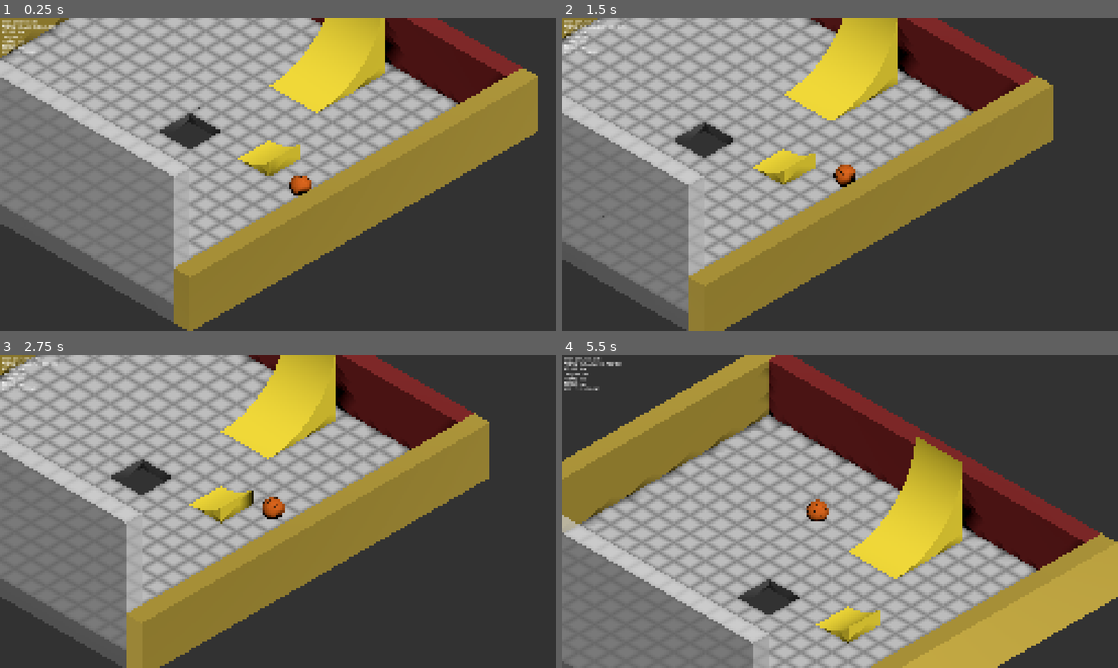
Above: before the commit, frames 1-4 (two rows, left to right).
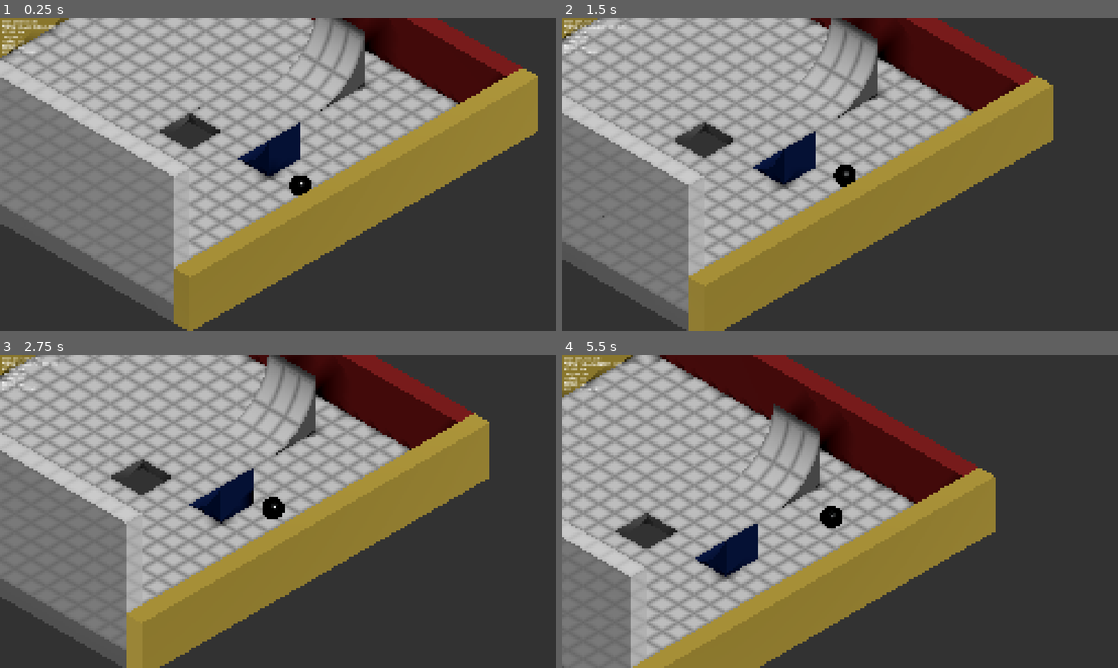
Above: after the commit, the same moments.

Repository: abyde/ball_game
Game: Godot game, scene res://scenes/main.tscn
The game is run twice, just before and just after one commit, with the same random seed, the same clock (stepped at 60 frames per second) and the same inputs.
Inputs:
- Up to frame 1 (0.25 s): no input
- Up to frame 2 (1.5 s): hold D (roll_right) 0.53-1.28 s; tap Space (jump) at 0.77 s; hold S (roll_backward) from 1.28 s (still down)
- Up to frame 3 (2.75 s): tap Space (jump) at 1.52 s; release S (roll_backward) at 2.03 s; hold D (roll_right) from 2.03 s (still down)
- Up to frame 4 (5.5 s): release D (roll_right) at 2.78 s; hold W (roll_forward) 2.78-3.53 s; tap Space (jump) at 3.02, 3.77, 4.52 s; hold A (roll_left) 3.53-5.03 s; hold S (roll_backward) from 5.03 s (still down)

The runs differ from the first frame. In frame 1, 5.3% of the frame differs, in the area x 42-72%, y 0-57%; in frame 2, 5.6%; in frame 3, 5.7%; in frame 4, 62%, in the area x 0-100%, y 0-100%.

Commit message:
Make it a boule again, more interesting ridge pattern, simpler 'curved_ramp' script

Diff:
--- a/scenes/ball/ball.tscn
+++ b/scenes/ball/ball.tscn
@@ -1,7 +1,7 @@
 [gd_scene format=3 uid="uid://nj1ecwsfgtuc"]
 
 [ext_resource type="Script" uid="uid://bj70502dv61en" path="res://scripts/ball.gd" id="1_ball"]
-[ext_resource type="Shader" uid="uid://dc1pl1qgxs8um" path="res://shaders/basketball.gdshader" id="3_shader"]
+[ext_resource type="Shader" uid="uid://dmqb6fm32kspu" path="res://shaders/boule.gdshader" id="3_shader"]
 
 [sub_resource type="PhysicsMaterial" id="PhysicsMaterial_1"]
 rough = true
@@ -14,12 +14,6 @@
 [sub_resource type="ShaderMaterial" id="BouleMat_1"]
 render_priority = 0
 shader = ExtResource("3_shader")
-shader_parameter/ball_color = Color(0.82, 0.36, 0.07, 1)
-shader_parameter/seam_color = Color(0.07, 0.04, 0.02, 1)
-shader_parameter/seam_width = 0.04
-shader_parameter/pebble_amount = 0.055
-shader_parameter/roughness_val = 0.78
-shader_parameter/specular_val = 0.22
 
 [node name="Ball" type="RigidBody3D" unique_id=222043442]
 physics_material_override = SubResource("PhysicsMaterial_1")
--- a/scenes/rooms/room_01.tscn
+++ b/scenes/rooms/room_01.tscn
@@ -51,7 +51,7 @@
 
 [sub_resource type="StandardMaterial3D" id="WallMatEW"]
 albedo_color = Color(0.5, 0.1, 0.1, 1)
-roughness = 0.9
+roughness = 0.52
 
 [sub_resource type="BoxShape3D" id="WallShapeS"]
 size = Vector3(1, 12, 20)
@@ -70,6 +70,11 @@
 [sub_resource type="BoxShape3D" id="ExitShapeEW"]
 size = Vector3(1, 4, 20)
 
+[sub_resource type="StandardMaterial3D" id="CurveRampEastMat"]
+albedo_color = Color(0.1, 0.2, 0.5, 0.7)
+metallic = 0.77
+roughness = 0.5
+
 [node name="Room01" type="Node3D" unique_id=1430543274]
 
 [node name="FloorNorth" type="StaticBody3D" parent="." unique_id=100000001]
@@ -144,13 +149,13 @@
 mesh = SubResource("WallMeshNS")
 surface_material_override/0 = SubResource("WallMat")
 
-[node name="WallEast" type="StaticBody3D" parent="." unique_id=805519005]
+[node name="WallN" type="StaticBody3D" parent="." unique_id=805519005]
 transform = Transform3D(1, 0, 0, 0, 1, 0, 0, 0, 1, 10.5, 1.5, 0)
 
-[node name="Shape" type="CollisionShape3D" parent="WallEast" unique_id=1447384047]
+[node name="Shape" type="CollisionShape3D" parent="WallN" unique_id=1447384047]
 shape = SubResource("WallShapeEW")
 
-[node name="Mesh" type="MeshInstance3D" parent="WallEast" unique_id=2060403389]
+[node name="Mesh" type="MeshInstance3D" parent="WallN" unique_id=2060403389]
 gi_mode = 0
 mesh = SubResource("WallMeshEW")
 surface_material_override/0 = SubResource("WallMatEW")
@@ -203,6 +208,7 @@
 x_max = 2.0
 z_high = 2.0
 y_high = 2.0
+material = SubResource("CurveRampEastMat")
 
 [node name="CurveRampNorth" type="StaticBody3D" parent="." unique_id=300000002]
 transform = Transform3D(0, 0, 1, 0, 1, 0, 1, 0, 0, 5, 0, 0)
@@ -211,6 +217,7 @@
 z_high = 3.0
 y_high = 3.0
 sweep = 1.57
+material = SubResource("FloorMat")
 
 [node name="BallStart" type="Node3D" parent="." unique_id=228539343]
 transform = Transform3D(1, 0, 0, 0, 1, 0, 0, 0, 1, 0, 0, 7)
--- a/scripts/curved_ramp.gd
+++ b/scripts/curved_ramp.gd
@@ -3,16 +3,15 @@
 # Builds its own ArrayMesh and ConcavePolygonShape3D from the export parameters.
 # Attach this script to a StaticBody3D node; no children needed in the scene.
 
-@export var x_min  : float = 0.0
 @export var x_max  : float = 1.0
-@export var z_low  : float = 0.0  # z at the low/front end  (y = y_low)
 @export var z_high : float = 1.0  # z at the high/back end  (y = y_high)
-@export var y_low  : float = 0.0
 @export var y_high : float = 1.0
 @export var segments : int = 10
 
 # must be less than or equal to PI/2 or weird shit will happen
 @export var sweep  : float = PI/4
+
+@export var material: Material
 
 func _ready() -> void:
 	_build()
@@ -22,10 +21,9 @@
 func _build() -> void:
 	# we're doing a quarter circle, so z_high is at z_low + z_scale/sqrt(2)
 	# ... same for y
-	var z_scale = (z_high - z_low)*sq2
-	var y_scale = (y_high - y_low)*sq2
+	var z_scale = z_high/sin(sweep)
+	var y_scale = y_high/(1-cos(sweep))
 	# center is at z_low, y_low + y_scale
-	var cy = y_low + y_scale
 	var angle_per_face = sweep/segments
 
 	#
@@ -49,12 +47,18 @@
 
 	for f in segments+1:
 		var i = 2*f
-		var angle = f * angle_per_face
-		v[i]   = Vector3(x_min, cy - y_scale * cos(angle), z_low + z_scale * sin(angle))
+		var a = f * angle_per_face
+		v[i]   = Vector3(  0.0, y_scale - cos(a)*y_scale, sin(a)*z_scale)
 		v[i+1] = Vector3(x_max, v[i].y, v[i].z)
-		b[i]   = Vector3(x_min, y_low, v[i].z)
-		b[i+1] = Vector3(x_max, y_low, v[i].z)
-		vn[f]  = Vector3(0.0, cos(angle), -sin(angle))
+		b[i]   = Vector3(  0.0, 0.0, v[i].z)
+		b[i+1] = Vector3(x_max, 0.0, v[i].z)
+
+		# tangent vector is derivative by a, which is
+		# t = (0.0, sin(a)*y_scale, cos(a)*z_scale).normalized()
+		# n = (0.0, cos(a)*z_scale, -sin(a)*y_scale).normalized()
+		# ... note that the scales have flipped
+		# in a scaled world these normals have to be computed carefully
+		vn[f]  = Vector3(0.0, cos(a)*z_scale, -sin(a)*y_scale).normalized()
 
 	# ── Accumulate geometry ───────────────────────────────────────────────────
 	var vdata : Array[Vector3] = []
@@ -81,13 +85,15 @@
 	var arr_mesh := ArrayMesh.new()
 	arr_mesh.add_surface_from_arrays(Mesh.PRIMITIVE_TRIANGLES, arrays)
 
-	var mat := StandardMaterial3D.new()
-	mat.albedo_color = Color(1.0, 0.9, 0.2)
-	mat.roughness = 0.8
-
 	var mi := MeshInstance3D.new()
 	mi.mesh = arr_mesh
-	mi.set_surface_override_material(0, mat)
+	if material:
+		mi.set_surface_override_material(0, material)
+	else:
+		var mat := StandardMaterial3D.new()
+		mat.albedo_color = Color(1.0, 0.9, 0.2)
+		mat.roughness = 0.8
+		mi.set_surface_override_material(0, mat)
 	add_child(mi)
 
 	# ── Concave trimesh collision shape ────────────────────────────────────────
--- a/shaders/boule.gdshader
+++ b/shaders/boule.gdshader
@@ -3,7 +3,7 @@
 // ── Appearance parameters (editable in the Inspector) ─────────────────────────
 uniform vec4  ball_color    : source_color = vec4(0.95, 0.97, 0.98, 1.0);  // steel grey
 uniform vec4  ridge_color   : source_color = vec4(0.10, 0.10, 0.11, 1.0);  // dark groove
-uniform float ridge_width   : hint_range(0.005, 0.15) = 0.04;
+uniform float ridge_width   : hint_range(0.005, 0.15) = 0.06;
 uniform float metallic_val  : hint_range(0.0, 1.0)    = 0.92;
 uniform float roughness_val : hint_range(0.0, 1.0)    = 0.08;
 // How much the ridges kill the metallic/reflective quality (0 = no effect).
@@ -26,13 +26,24 @@
 // Hint: |n.x| is the sine of the angle from the YZ plane, which equals the
 // arc-distance to the great circle for small angles — good enough for seam use.
 
-float ridge_distance(vec3 p) {
+float ridge_distance_simple(vec3 p) {
 	vec3 n = normalize(p);
 
 	float d1 = abs(n.x);   // x = 0  (YZ great circle)
 	float d2 = abs(n.y);   // y = 0  (XZ great circle / equator)
 
 	return min(d1, d2);
+}
+
+float ridge_distance(vec3 p) {
+	vec3 n = normalize(p);
+
+	float sep = 0.2;
+	float d1 = min(abs(n.x + sep), abs(n.x - sep));
+	float d2 = min(abs(n.y + sep), abs(n.y - sep));
+	float d3 = min(abs(n.z + sep), abs(n.z - sep));
+
+	return min(d1, min(d2, d3));
 }
 
 void fragment() {
